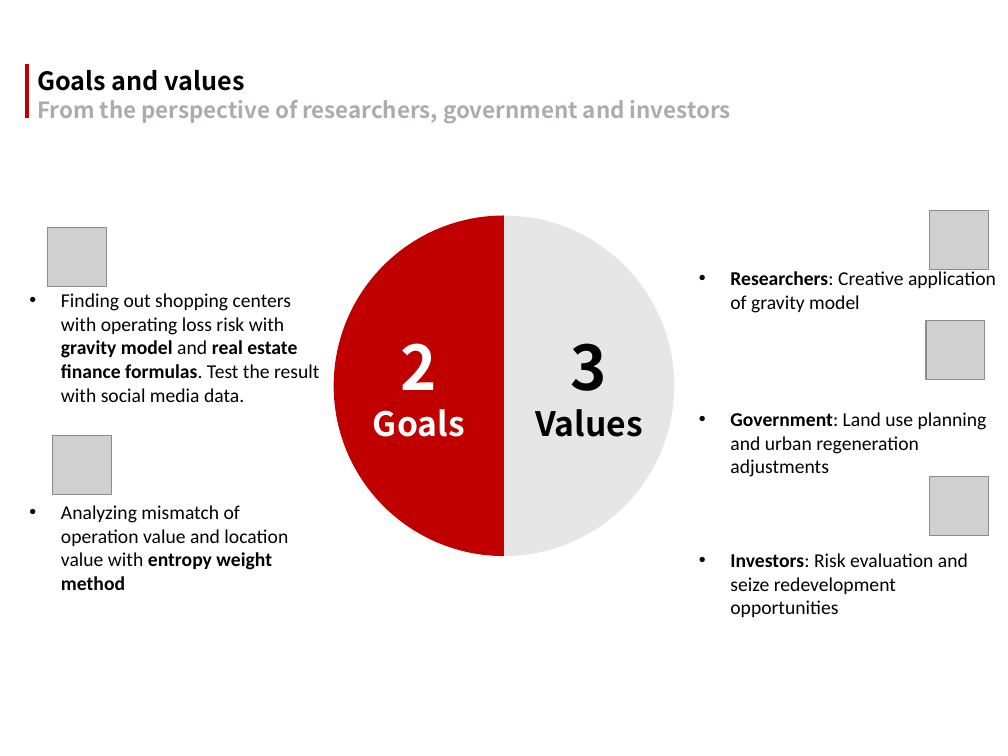
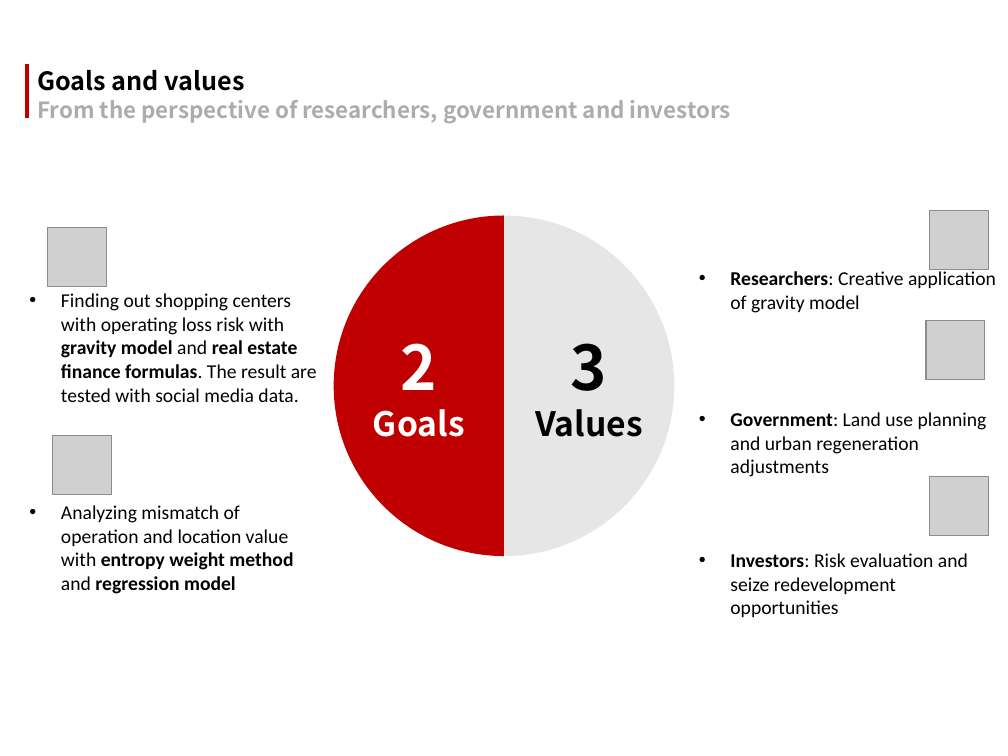
Before and after one commit to CPLN-680-Spring-2022/ChiZhang_OverbuiltRetail, a slide deck: slide 3 of Mid Point Pre.pptx. Drawn at 1008x756 pixels with LibreOffice and Linux fonts; fonts in the diff are those of the drawing; grey boxes stand for pictures. Boxes give left, top, right and bottom in pixels: in the first picture for what was removed or moved away, otherwise in the second. Text is boxed around its words. In the diff, an @@ line names an element or a change of style, - is before the commit and + after.

```diff
--- a/Mid Point Pre.pptx
+++ b/Mid Point Pre.pptx
@@ text at (x1=61, y1=293, x2=317, y2=594): text changed @@
-• Finding out shopping centers with operating loss risk with gravity model and real estate finance formulas. Test the result with social media data.
-• Analyzing mismatch of operation value and location value with entropy weight method
+• Finding out shopping centers with operating loss risk with gravity model and real estate finance formulas. The result are tested with social media data.
+• Analyzing mismatch of operation and location value with entropy weight method and regression model
```
Also in this commit, not shown: 5 other slides changed.
